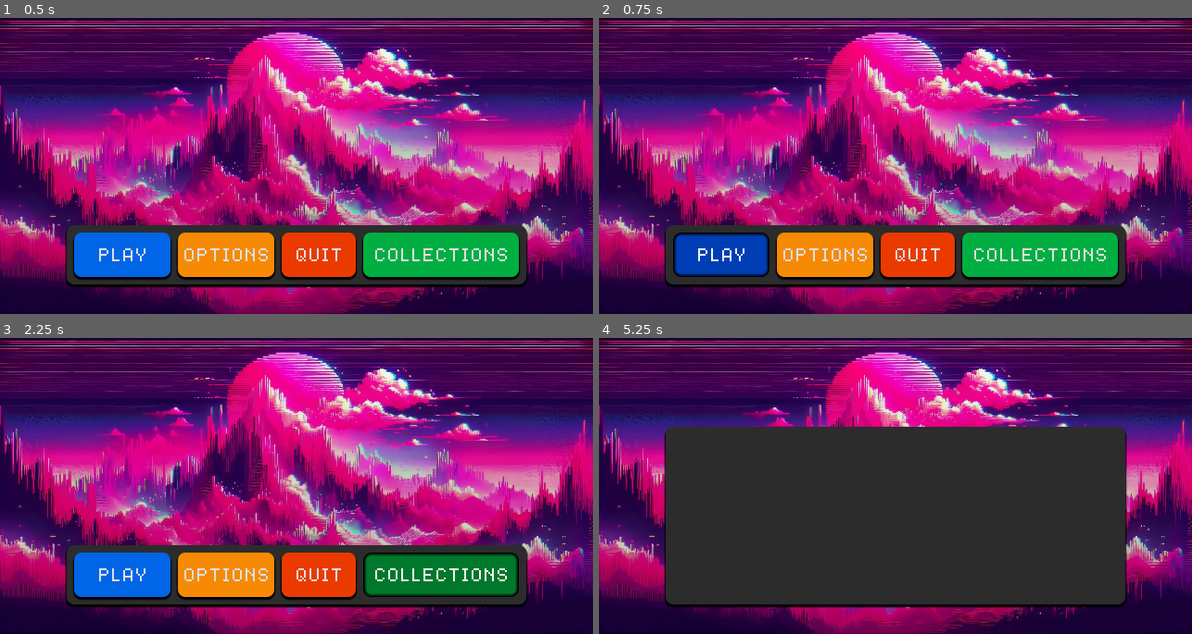
Above: before the commit, frames 1-4 (two rows, left to right).
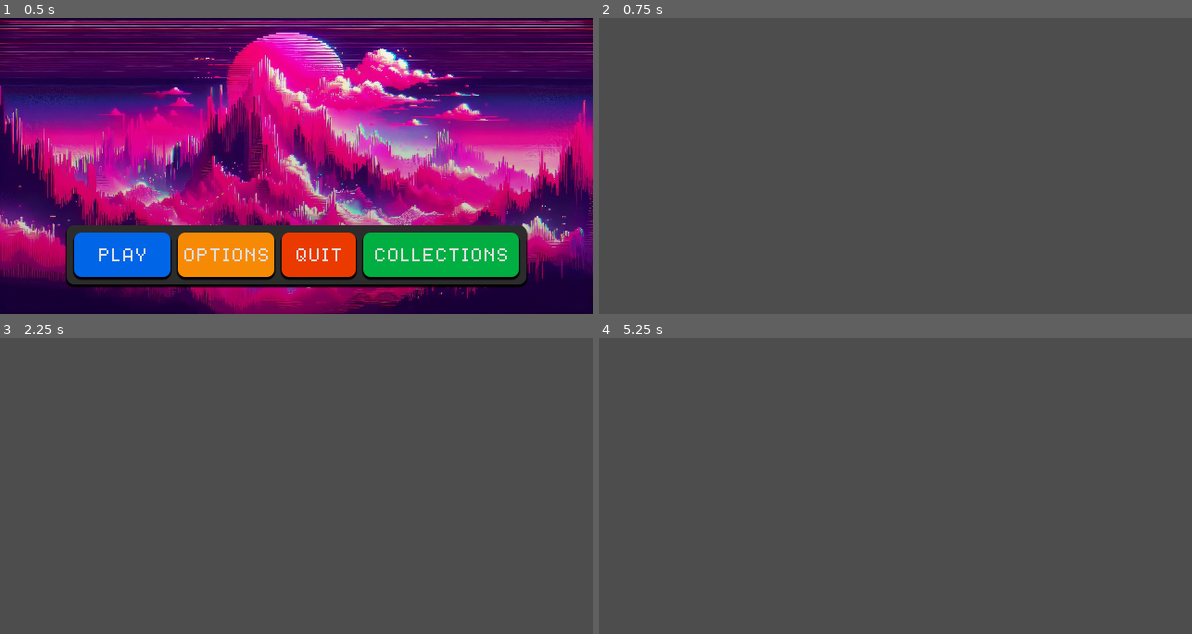
Above: after the commit, the same moments.

Repository: Wings-of-the-Abyss/Backspin
Game: Godot game, scene res://scenes/menu/main menu.tscn
Same seed, same stepped clock (60 frames per second), same inputs: the game is played once before the commit and once after it.
Inputs (mouse positions are in pixels of both pictures, inside the frame that each line leads up to):
- Up to frame 1 (0.5 s): no input
- Up to frame 2 (0.75 s): click "PLAY" at 0.5 s
- Up to frame 3 (2.25 s): click (124, 574) at 1.25 s, where only the run before the commit has a clickable "PLAY"; click (438, 574) at 2 s, where only the run before the commit has a clickable "COLLECTIONS"
- Up to frame 4 (5.25 s): click (1037, 574) at 2.75 s, where only the run before the commit has a clickable "COLLECTIONS"; click (723, 574) at 3.5 s, where only the run before the commit has a clickable "PLAY"; click (1037, 574) at 4.25 s, where only the run before the commit has a clickable "COLLECTIONS"; click (824, 574) at 5 s, where only the run before the commit has a clickable "OPTIONS"

Frame 1 is identical in both runs. In frame 2, 100% of the frame differs, in the area x 0-100%, y 0-100%; in frame 3, 100%; in frame 4, 100%.

Commit message:
big stuff fr fr

Diff:
--- /dev/null
+++ b/Moves/Example.tres
@@ -0,0 +1,8 @@
+[gd_resource type="Resource" script_class="Move" load_steps=2 format=3 uid="uid://c4xiuuva7yqtu"]
+
+[ext_resource type="Script" path="res://Moves/MoveCard.gd" id="1_l05d5"]
+
+[resource]
+script = ExtResource("1_l05d5")
+Notes = Array[StringName]([&"left", &"right", &"up", &"down"])
+Timings = Array[float]([1.0, 0.6, 1.4])
--- /dev/null
+++ b/Moves/MoveCard.gd
@@ -0,0 +1,11 @@
+extends Resource
+class_name Move
+
+##Array of Notes the Move will have, fill this with the arrow key meant to be pressed (add key in all lowercase)
+@export var Notes: Array[StringName] = []
+
+##Array of the amount of time (in seconds) between spawn of each note.
+##First value here maps to the time between first and second values of Notes
+@export var Timings: Array[float] = []
+
+#See "res://Moves/Example.tres" for the formatting to be followed
--- /dev/null
+++ b/Moves/NoteLogic/Note.gd
@@ -0,0 +1,5 @@
+extends RefCounted
+class_name Note
+
+var time_window: float = 1.0
+var assigned_input: StringName = &"left"
--- /dev/null
+++ b/autoloads/Playerdata.gd
@@ -0,0 +1,24 @@
+extends Node
+
+const EXAMPLE = preload("res://Moves/Example.tres")
+
+var CurrentScore: int = 0
+var Combo: int = 1
+var MoveDeck: Array[Move] = [
+	EXAMPLE,
+]
+var ActionPoints: Array[StringName] = [
+	&"left",
+	&"right",
+	&"up",
+	&"down"
+]
+
+func update_score(amount: int):
+	if amount < 0:
+		Combo = 1
+	CurrentScore = max(0, CurrentScore + (amount*Combo))
+
+func add_to_deck(m: Move) -> void:
+	#add additional deck adding  logic here
+	MoveDeck.append(m)
--- /dev/null
+++ b/autoloads/TurnManager.gd
@@ -0,0 +1,73 @@
+extends Node
+
+var turn: bool = true
+var active_notes: Array[Note] = []
+var queue: Array[Move] = []
+
+var actionpoint_refresh: Array[StringName] = [
+	&"left",
+	&"right",
+	&"up",
+	&"down"
+]
+
+signal execute_moves
+signal execution_complete
+
+signal player_turn_started
+signal enemy_turn_started
+
+##Sequence of events for the Player's turn
+func player_turn() -> void:
+	player_turn_started.emit()
+	PlayerData.ActionPoints.append_array(actionpoint_refresh)
+	await execute_moves
+	execute_queue()
+	await execution_complete
+	turn_switch()
+
+##Sequence of events for the enemy's turn
+func enemy_turn() -> void:
+	print("Enemy Turn")
+
+##Turn switcher
+func turn_switch() -> void:
+	if turn:
+		enemy_turn()
+	else:
+		player_turn()
+	turn = !turn
+
+#region Player Move Stuff
+func selection_complete() -> void:
+	execute_moves.emit()
+
+##Use this to add a move from the available bunch to the queue, use their index in the deck (card number 0, 1, etc)
+func add_move_to_queue(move: Move) -> void:
+	for N in move.Notes:
+		if !PlayerData.ActionPoints.has(N):
+			print("not enough action points")
+			return
+		PlayerData.ActionPoints.erase(N)
+	queue.append(move)
+
+##Executes the queue
+func execute_queue() -> void:
+	for M in queue:
+		await play_move(M)
+
+##Executes the sequence of notes
+func play_move(move: Move) -> void:
+	for i in range(move.Notes.size()-1):
+		var note_type = move.Notes[i]
+		var note = Note.new()
+		note.assigned_input = note_type
+		active_notes.append(note)
+		await get_tree().create_timer(move.Timings[i]).timeout
+	return
+
+#endregion
+
+#region Enemy Move stuff
+
+#endregion
--- /dev/null
+++ b/fight/fight_ui/move_deck.gd
@@ -0,0 +1,42 @@
+extends Control
+
+var hand: Array[Move] = []
+
+@onready var move_1 = $HBoxContainer/move1
+@onready var move_2 = $HBoxContainer/move2
+@onready var move_3 = $HBoxContainer/move3
+@onready var move_4 = $HBoxContainer/move4
+
+func _ready():
+	randomize()
+	TurnManager.player_turn_started.connect(create_hand)
+
+func create_hand() -> void:
+	var newhand = []
+	for i in range(4):
+		newhand.append(PlayerData.MoveDeck.pick_random())
+	hand = newhand
+	move_1.disabled = false
+	move_2.disabled = false
+	move_3.disabled = false
+	move_4.disabled = false
+
+func _unhandled_input(event) -> void:
+	if TurnManager.queue.size() > 0 and Input.is_action_just_pressed("ui_accept"):
+		TurnManager.execute_queue()
+		move_1.disabled = true
+		move_2.disabled = true
+		move_3.disabled = true
+		move_4.disabled = true
+
+func _on_move_1_button_down() -> void:
+	TurnManager.add_move_to_queue(hand[0])
+
+func _on_move_2_button_down() -> void:
+	TurnManager.add_move_to_queue(hand[1])
+
+func _on_move_3_button_down() -> void:
+	TurnManager.add_move_to_queue(hand[2])
+
+func _on_move_4_button_down() -> void :
+	TurnManager.add_move_to_queue(hand[3])
--- /dev/null
+++ b/fight/fight_ui/move_deck.tscn
@@ -0,0 +1,44 @@
+[gd_scene load_steps=2 format=3 uid="uid://dlla330gdcucj"]
+
+[ext_resource type="Script" path="res://fight/fight_ui/move_deck.gd" id="1_j4725"]
+
+[node name="MoveDeck" type="Control"]
+layout_mode = 3
+anchors_preset = 15
+anchor_right = 1.0
+anchor_bottom = 1.0
+grow_horizontal = 2
+grow_vertical = 2
+script = ExtResource("1_j4725")
+
+[node name="HBoxContainer" type="HBoxContainer" parent="."]
+layout_mode = 1
+anchors_preset = 12
+anchor_top = 1.0
+anchor_right = 1.0
+anchor_bottom = 1.0
+offset_top = -31.0
+grow_horizontal = 2
+grow_vertical = 0
+alignment = 1
+
+[node name="move1" type="Button" parent="HBoxContainer"]
+layout_mode = 2
+text = "1"
+
+[node name="move2" type="Button" parent="HBoxContainer"]
+layout_mode = 2
+text = "2"
+
+[node name="move3" type="Button" parent="HBoxContainer"]
+layout_mode = 2
+text = "3"
+
+[node name="move4" type="Button" parent="HBoxContainer"]
+layout_mode = 2
+text = "4"
+
+[connection signal="button_down" from="HBoxContainer/move1" to="." method="_on_move_1_button_down"]
+[connection signal="button_down" from="HBoxContainer/move2" to="." method="_on_move_2_button_down"]
+[connection signal="button_down" from="HBoxContainer/move3" to="." method="_on_move_3_button_down"]
+[connection signal="button_down" from="HBoxContainer/move4" to="." method="_on_move_4_button_down"]
--- /dev/null
+++ b/fight/note_handler.gd
@@ -0,0 +1,11 @@
+extends Node
+
+@onready var left = $left
+@onready var up = $up
+@onready var right = $right
+@onready var down = $down
+
+func _process(delta):
+	if TurnManager.active_notes.is_empty(): return
+	for N in TurnManager.active_notes:
+		match N.assigned_input:
--- /dev/null
+++ b/fight/note_handler.tscn
@@ -0,0 +1,27 @@
+[gd_scene load_steps=3 format=3 uid="uid://bholuvfuiblp1"]
+
+[ext_resource type="Script" path="res://fight/note_handler.gd" id="1_1ppch"]
+[ext_resource type="Texture2D" uid="uid://d0rqseql41au3" path="res://icon.svg" id="2_jvgw3"]
+
+[node name="NoteHandler" type="Node"]
+script = ExtResource("1_1ppch")
+
+[node name="left" type="Sprite2D" parent="."]
+position = Vector2(112, 172)
+scale = Vector2(0.299, 0.299)
+texture = ExtResource("2_jvgw3")
+
+[node name="up" type="Sprite2D" parent="."]
+position = Vector2(248, 172)
+scale = Vector2(0.299, 0.299)
+texture = ExtResource("2_jvgw3")
+
+[node name="right" type="Sprite2D" parent="."]
+position = Vector2(381, 172)
+scale = Vector2(0.299, 0.299)
+texture = ExtResource("2_jvgw3")
+
+[node name="down" type="Sprite2D" parent="."]
+position = Vector2(519, 172)
+scale = Vector2(0.299, 0.299)
+texture = ExtResource("2_jvgw3")
--- a/project.godot
+++ b/project.godot
@@ -15,6 +15,11 @@
 config/features=PackedStringArray("4.3", "GL Compatibility")
 config/icon="res://icon.svg"
 
+[autoload]
+
+PlayerData="*res://autoloads/Playerdata.gd"
+TurnManager="*res://autoloads/TurnManager.gd"
+
 [display]
 
 window/size/viewport_width=640
--- /dev/null
+++ b/scenes/game/game.tscn
@@ -0,0 +1,3 @@
+[gd_scene format=3 uid="uid://cbx4ekddo1dpc"]
+
+[node name="Game" type="Node"]
--- a/scenes/menu/main menu.tscn
+++ b/scenes/menu/main menu.tscn
@@ -276,6 +276,7 @@
 volume_db = -30.0
 
 [connection signal="mouse_entered" from="play" to="." method="_on_buttons_mouse_entered"]
+[connection signal="pressed" from="play" to="." method="_on_play_pressed"]
 [connection signal="mouse_entered" from="options" to="." method="_on_buttons_mouse_entered"]
 [connection signal="pressed" from="options" to="." method="_on_options_pressed"]
 [connection signal="mouse_entered" from="quit" to="." method="_on_buttons_mouse_entered"]
--- a/scenes/menu/main_menu.gd
+++ b/scenes/menu/main_menu.gd
@@ -14,3 +14,7 @@
 
 func _on_options_pressed() -> void:
 	get_tree().change_scene_to_file("res://scenes/menu/settings.tscn") # Replace with function body.
+
+
+func _on_play_pressed():
+	get_tree().change_scene_to_file("res://scenes/game/game.tscn")
